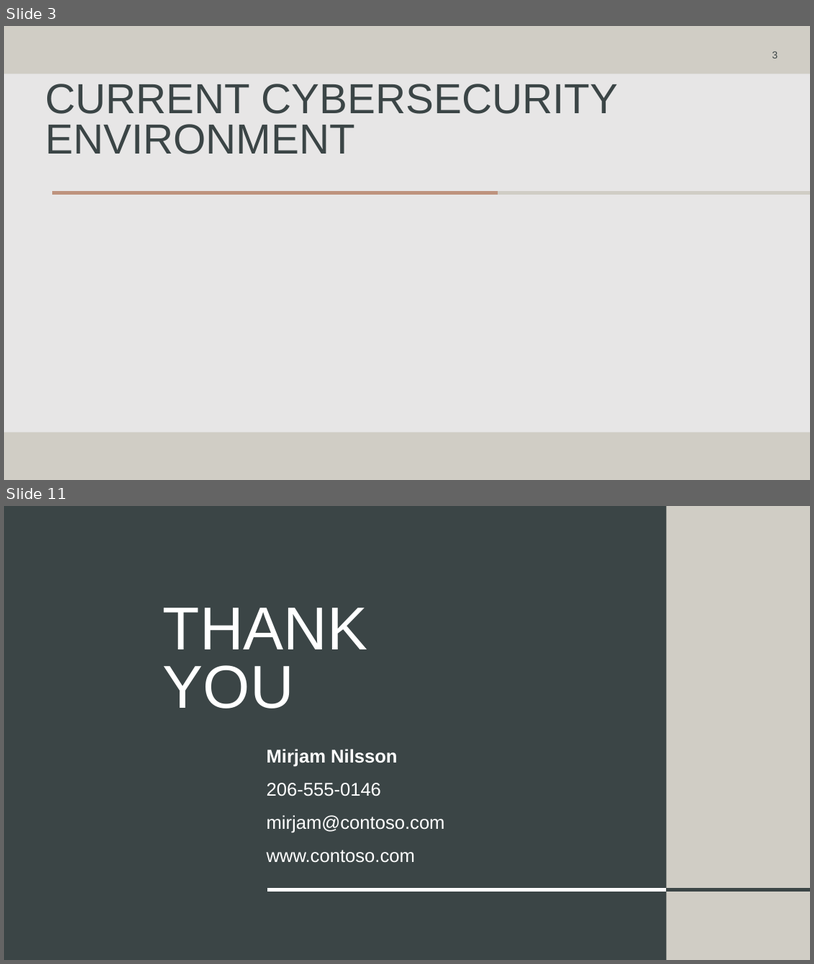
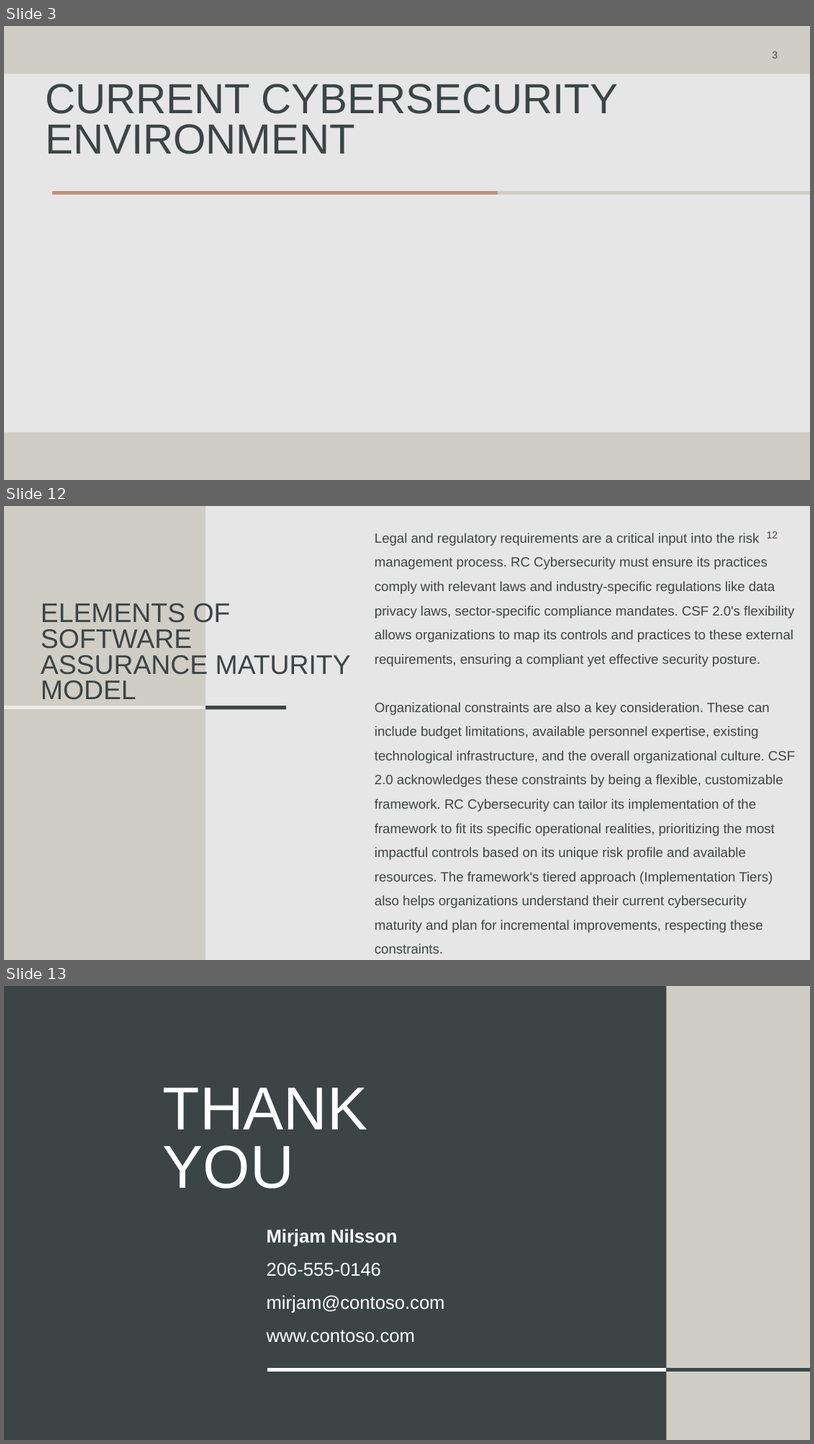
Before and after one commit to rcoon1/GCU-Masters, a slide deck: CYB-690/Topic 2/Security Framework RCoon.pptx. Shown one above the other, each under a label of ours: slides 3 and 11 before the commit, slides 3, 12 and 13 after it; the slides between them are not shown. The pictures are 814x964 and 814x1444 pixels, drawn with LibreOffice and Linux fonts; fonts in the diff are those of the drawing. Boxes give left, top, right and bottom in pixels: in the first picture for what was removed or moved away, otherwise in the second. Text is boxed around its words. In the diff, an @@ line names an element or a change of style, - is before the commit and + after.

```diff
--- a/CYB-690/Topic 2/Security Framework RCoon.pptx
+++ b/CYB-690/Topic 2/Security Framework RCoon.pptx
@@ slide 12 added at [4, 506, 810, 960], background #E7E6E6 @@
@@ rectangle added at [4, 506, 206, 960], fill #D0CDC5 @@
@@ text added at [375, 533, 795, 953], 16 pt, text #3B4546 @@
+Legal and regulatory requirements are a critical input into the risk management process. RC Cybersecurity must ensure its practices comply with relevant laws and industry-specific regulations like data privacy laws, sector-specific compliance mandates. CSF 2.0's flexibility allows organizations to map its controls and practices to these external requirements, ensuring a compliant yet effective security posture.
+Organizational constraints are also a key consideration. These can include budget limitations, available personnel expertise, existing technological infrastructure, and the overall organizational culture. CSF 2.0 acknowledges these constraints by being a flexible, customizable framework. RC Cybersecurity can tailor its implementation of the framework to fit its specific operational realities, prioritizing the most impactful controls based on its unique risk profile and available resources. The framework's tiered approach (Implementation Tiers) also helps organizations understand their current cybersecurity maturity and plan for incremental improvements, respecting these constraints.
@@ page number added at [767, 531, 779, 538], 12 pt, text #3B4546 @@
+12
@@ title added at [41, 603, 351, 700], 32 pt, text #3B4546 @@
+ELEMENTS OF SOFTWARE ASSURANCE MATURITY MODEL
@@ line added from (4, 708) to (206, 708), #EDE9E6 4.5 pt @@
@@ line added from (206, 708) to (286, 708), #3B4546 4.5 pt @@
@@ what was slide 11 is now slide 13 @@
```
Also in this commit, not shown: 8 other slides added, 7 slides removed.
